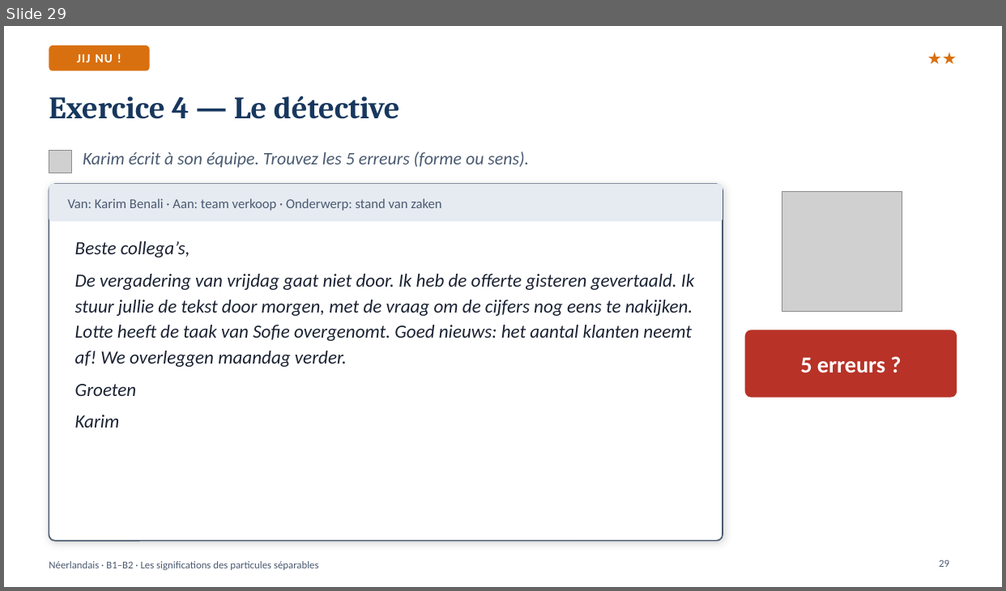
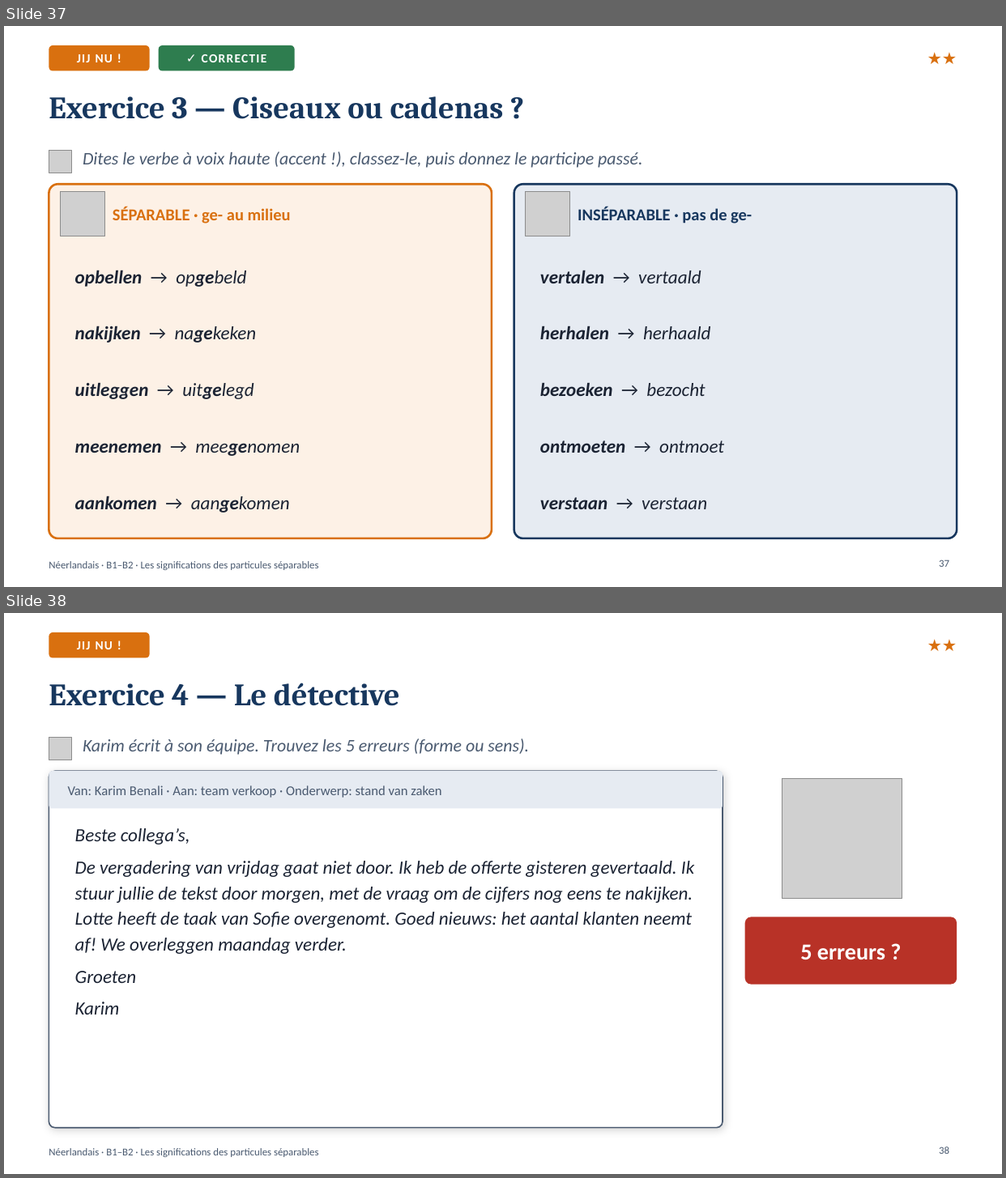
Before and after one commit to ajouniaux/talenleren, a slide deck: neerlandais1/powerpoints/Partikels_Les_particules_separables.pptx. Shown one above the other, each under a label of ours: slide 29 before the commit, slides 37 and 38 after it. The pictures are 1006x591 and 1006x1178 pixels, drawn with LibreOffice and Linux fonts; fonts in the diff are those of the drawing; grey boxes stand for pictures. Boxes give left, top, right and bottom in pixels: in the first picture for what was removed or moved away, otherwise in the second. Text is boxed around its words. In the diff, an @@ line names an element or a change of style, - is before the commit and + after.

```diff
--- a/neerlandais1/powerpoints/Partikels_Les_particules_separables.pptx
+++ b/neerlandais1/powerpoints/Partikels_Les_particules_separables.pptx
@@ slide 37 added at (x1=4, y1=26, x2=1002, y2=587), background #FFFFFF; not listed: 1 template element that a slide beside it also shows @@
@@ rounded rectangle added at (x1=49, y1=45, x2=149, y2=71), fill #D9700F, 12 pt, text #FFFFFF, bold @@
+JIJ NU !
@@ rounded rectangle added at (x1=158, y1=45, x2=295, y2=71), fill #2E7D4F, 12 pt, text #FFFFFF, bold @@
+✓ CORRECTIE
@@ text added at (x1=837, y1=44, x2=957, y2=72), 16 pt, text #D9700F, bold @@
+★★
@@ title added at (x1=49, y1=96, x2=504, y2=119), 30 pt, text #17375E, bold @@
+Exercice 3 — Ciseaux ou cadenas ?
@@ picture added at (x1=49, y1=150, x2=71, y2=173) @@
@@ text added at (x1=83, y1=152, x2=642, y2=168), 17 pt, text #4A5A70, italic @@
+Dites le verbe à voix haute (accent !), classez-le, puis donnez le participe passé.
@@ rounded rectangle added at (x1=49, y1=184, x2=492, y2=539), fill #FDF1E6, outline #D9700F 2 pt @@
@@ picture added at (x1=60, y1=191, x2=105, y2=237) @@
@@ rounded rectangle added at (x1=514, y1=184, x2=957, y2=539), fill #E6EBF2, outline #17375E 2 pt @@
@@ picture added at (x1=525, y1=191, x2=570, y2=237) @@
@@ text added at (x1=113, y1=207, x2=291, y2=224), 16 pt, text #D9700F, bold @@
+SÉPARABLE · ge- au milieu
@@ text added at (x1=577, y1=207, x2=752, y2=224), 16 pt, text #17375E, bold @@
+INSÉPARABLE · pas de ge-
@@ text added at (x1=75, y1=270, x2=246, y2=287), 18 pt, text #1B2333, bold, italic @@
+opbellen → opgebeld
@@ text added at (x1=540, y1=270, x2=701, y2=284), 18 pt, text #1B2333, italic @@
+vertalen → vertaald
@@ text added at (x1=75, y1=326, x2=257, y2=343), 18 pt, text #1B2333, bold, italic @@
+nakijken → nagekeken
@@ text added at (x1=540, y1=326, x2=711, y2=339), 18 pt, text #1B2333, italic @@
+herhalen → herhaald
@@ text added at (x1=75, y1=382, x2=253, y2=399), 18 pt, text #1B2333, bold, italic @@
+uitleggen → uitgelegd
@@ text added at (x1=540, y1=382, x2=705, y2=396), 18 pt, text #1B2333, bold, italic @@
+bezoeken → bezocht
@@ text added at (x1=75, y1=443, x2=300, y2=456), 18 pt, text #1B2333, bold, italic @@
+meenemen → meegenomen
@@ text added at (x1=540, y1=441, x2=724, y2=453), 18 pt, text #1B2333, bold, italic @@
+ontmoeten → ontmoet
@@ text added at (x1=75, y1=496, x2=290, y2=513), 18 pt, text #1B2333, bold, italic @@
+aankomen → aangekomen
@@ text added at (x1=540, y1=497, x2=707, y2=510), 18 pt, text #1B2333, italic @@
+verstaan → verstaan
@@ page number added at (x1=939, y1=560, x2=949, y2=567), 10 pt, text #4A5A70 @@
+37
@@ what was slide 29 is now slide 38 @@
@@ page number at (x1=939, y1=1147, x2=949, y2=1154): text changed @@
-29
+38
```
Also in this commit, not shown: 11 slides changed, 28 other slides added, 20 slides removed, 36 other files.
